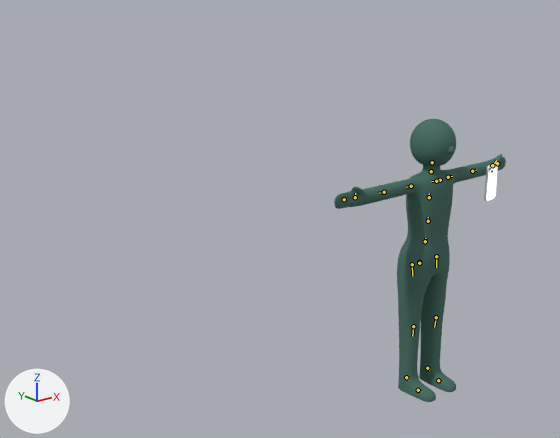
The glTF model models/3.glb, before and after one commit.
One viewpoint serves both versions: a 50 mm camera at (-22.5, -18.9, 16.2) aimed at (12.2, 24.4, -1.2). Arrows for +X, +Y and +Z are at lower left; the lights stay in place. Both versions are drawn at the pose saved in each file; the numbers are the values there. The bones that bend it are drawn over the model as lines.

Objects in the first picture: '立方体'.
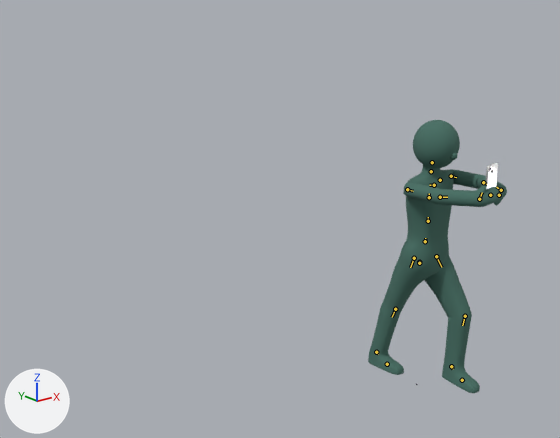
Pixel boxes [x1, y1, x2, y2] of what changed, in the pictures (560 x 438 px):
'立方体', posed (19% narrower): before [334, 119, 506, 402]; after [368, 120, 507, 393]
bone 'upper_arm.L', root to tip: before (448, 177) to (452, 176); after (451, 176) to (456, 177)
bone 'forearm.L', root to tip: before (472, 171) to (476, 170); after (483, 182) to (486, 184)
bone 'hand.L', root to tip: before (492, 165) to (493, 165); after (501, 190) to (500, 190)
bone 'forearm.L.001', root to tip: before (492, 165) to (496, 160); after (501, 190) to (496, 187)
bone 'shoulder.R', root to tip: before (436, 181) to (431, 181); after (434, 185) to (429, 185)
bone 'upper_arm.R', root to tip: before (411, 186) to (406, 187); after (407, 189) to (413, 191)
bone 'forearm.R', root to tip: before (384, 192) to (379, 193); after (440, 197) to (447, 197)
bone 'hand.R', root to tip: before (355, 197) to (353, 198); after (479, 199) to (481, 198)
bone 'forearm.R.001', root to tip: before (355, 197) to (355, 193); after (479, 199) to (482, 192)
bone 'thigh.L', root to tip: before (436, 256) to (436, 267); after (436, 256) to (441, 267)
bone 'shin.L', root to tip: before (436, 317) to (434, 327); after (465, 316) to (462, 325)
bone 'thigh.R', root to tip: before (412, 264) to (412, 276); after (414, 258) to (410, 267)
bone 'shin.R', root to tip: before (413, 326) to (412, 336); after (395, 309) to (392, 317)
bone 'foot.R', root to tip: before (406, 377) to (408, 379); after (376, 352) to (378, 354)

What the commit changed:
Bone 'spine.005' (bone_spine_005) turns from (0, 0, 0) to (12, 2, 1) degrees about its own x, y and z.
Bone 'upper_arm.L' (bone_upper_arm_l) moves from (0.0, 0.0, 0.0) to (0.001, 0.034, -0.004).
Bone 'upper_arm.L' (bone_upper_arm_l) turns from (0, 0, 0) to (83, -7, 6) degrees about its own x, y and z.
Bone 'forearm.L' (bone_forearm_l) turns from (0, 0, 0) to (39, 20, 15) degrees about its own x, y and z.
Bone 'hand.L' (bone_hand_l) turns from (0, 0, 0) to (45, -10, -9) degrees about its own x, y and z.
Bone 'forearm.L.001' (bone_forearm_l_001) turns from (0, 0, 0) to (3, 18, 6) degrees about its own x, y and z.
Bone 'shoulder.R' (bone_shoulder_r) moves from (0.0, 0.0, 0.0) to (-0.018, 0.024, -0.022).
Bone 'upper_arm.R' (bone_upper_arm_r) moves from (0.0, 0.0, 0.0) to (0.004, 0.014, 0.002).
Bone 'upper_arm.R' (bone_upper_arm_r) turns from (0, 0, 0) to (94, 8, -6) degrees about its own x, y and z.
Bone 'forearm.R' (bone_forearm_r) turns from (0, 0, 0) to (22, 2, 0) degrees about its own x, y and z.
Bone 'hand.R' (bone_hand_r) turns from (0, 0, 0) to (54, -10, -27) degrees about its own x, y and z.
Bone 'forearm.R.001' (bone_forearm_r_001) turns from (0, 0, 0) to (3, -5, -5) degrees about its own x, y and z.
Bone 'thigh.L' (bone_thigh_l) turns from (0, 0, 0) to (-31, 4, -6) degrees about its own x, y and z.
Bone 'shin.L' (bone_shin_l) turns from (0, 0, 0) to (35, -5, 6) degrees about its own x, y and z.
Bone 'thigh.R' (bone_thigh_r) moves from (0.0, 0.0, 0.0) to (0.02, -0.044, 0.0).
Bone 'thigh.R' (bone_thigh_r) turns from (0, 0, 0) to (24, 11, 5) degrees about its own x, y and z.
Bone 'shin.R' (bone_shin_r) turns from (0, 0, 0) to (-10, -17, 6) degrees about its own x, y and z.
Bone 'foot.R' (bone_foot_r) turns from (0, 0, 0) to (-15, 1, 7) degrees about its own x, y and z.
